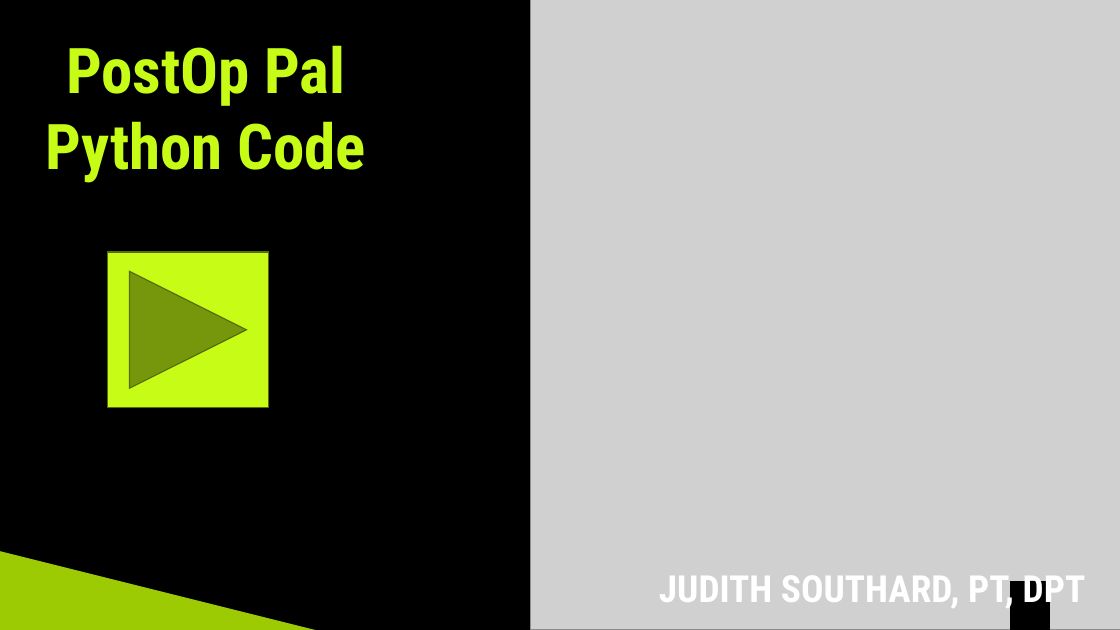
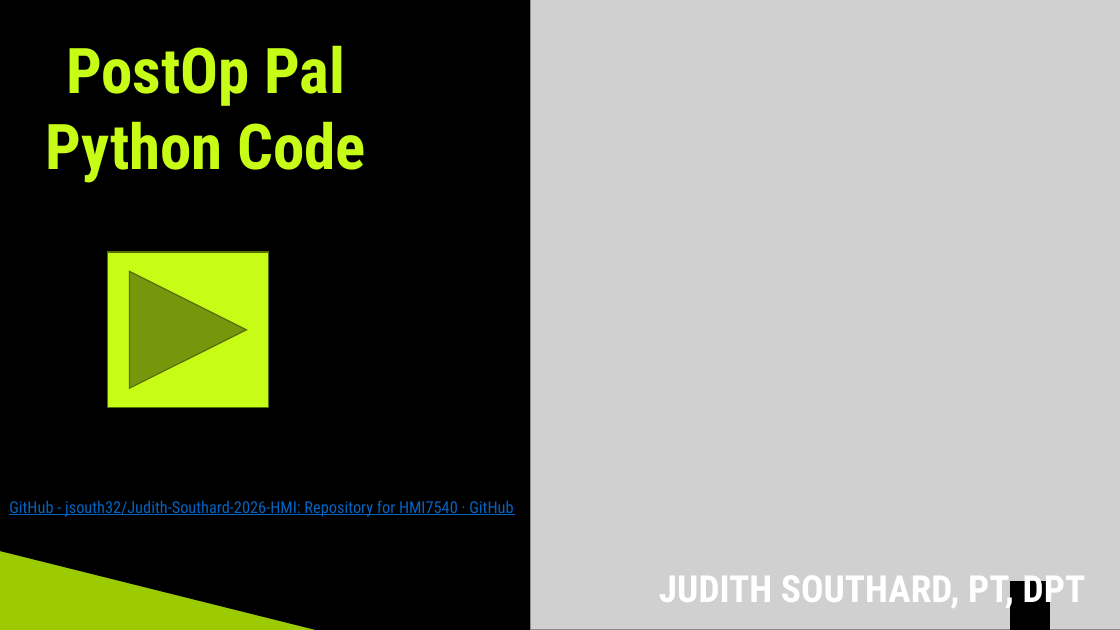
Before and after one commit to jsouth32/Judith-Southard-2026-HMI, a slide deck: slide 4 of PostOp Pal FINAL presentation.pptx (slide 5 before the commit). Drawn at 1120x630 pixels with LibreOffice and Linux fonts; fonts in the diff are those of the drawing; grey boxes stand for pictures. Boxes give left, top, right and bottom in pixels: in the first picture for what was removed or moved away, otherwise in the second. Text is boxed around its words. In the diff, an @@ line names an element or a change of style, - is before the commit and + after.

```diff
--- a/PostOp Pal FINAL presentation.pptx
+++ b/PostOp Pal FINAL presentation.pptx
@@ text added at [9, 500, 513, 517], 14 pt, text #0563C1, underline @@
+GitHub - jsouth32/Judith-Southard-2026-HMI: Repository for HMI7540 · GitHub
```
Also in this commit, not shown: 1 slide removed.
